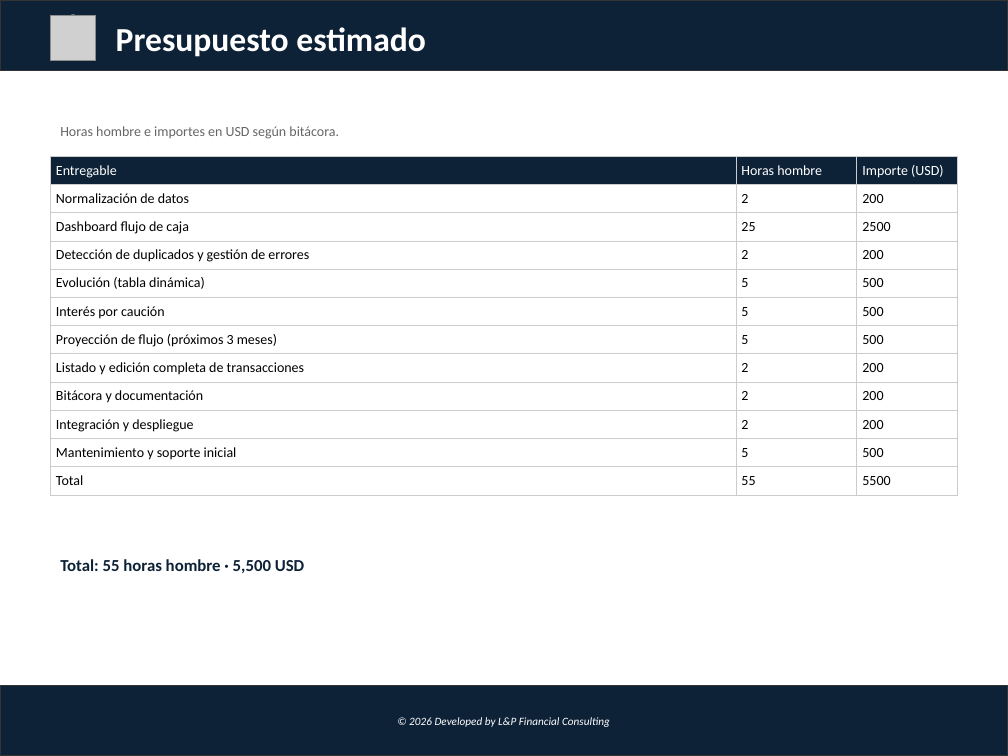
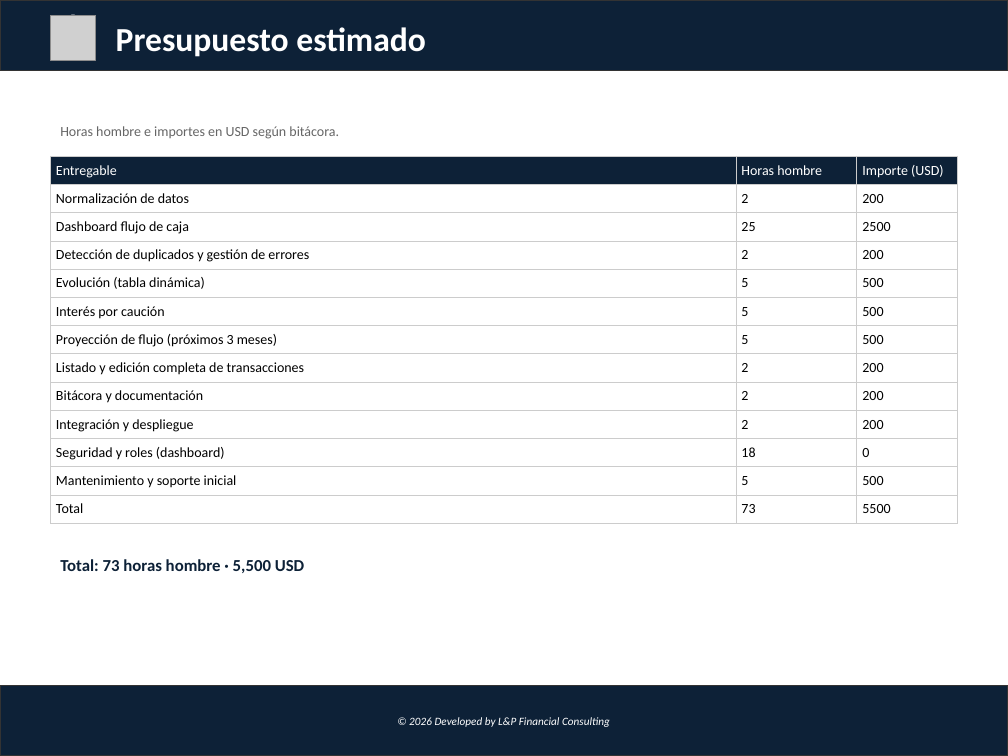
Before and after one commit to lucasbustosmartin-coder/fornitalia, a slide deck: slide 5 of Propuesta_Dashboard_Flujo_Caja.pptx. Drawn at 1008x756 pixels with LibreOffice and Linux fonts; fonts in the diff are those of the drawing; grey boxes stand for pictures. Boxes give left, top, right and bottom in pixels: in the first picture for what was removed or moved away, otherwise in the second. Text is boxed around its words. In the diff, an @@ line names an element or a change of style, - is before the commit and + after.

```diff
--- a/Propuesta_Dashboard_Flujo_Caja.pptx
+++ b/Propuesta_Dashboard_Flujo_Caja.pptx
@@ table at (50,156,958,517) @@
+row 11: Seguridad y roles (dashboard) | 18 | 0
-row 13, column 2: 55
+row 13, column 2: 73
@@ text at (60,559,304,573): text changed @@
-Total: 55 horas hombre · 5,500 USD
+Total: 73 horas hombre · 5,500 USD
```
Also in this commit, not shown: 6 other files.
